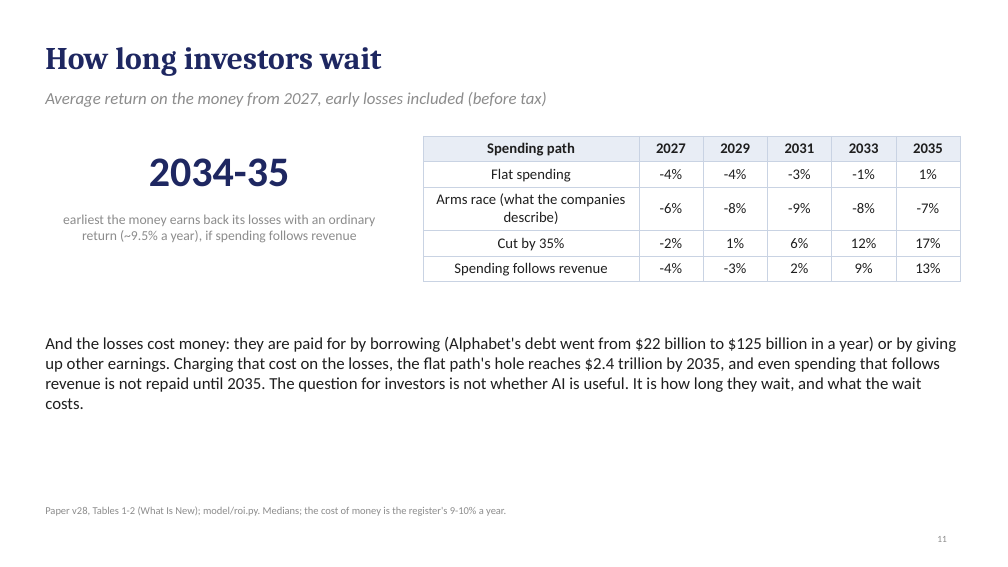
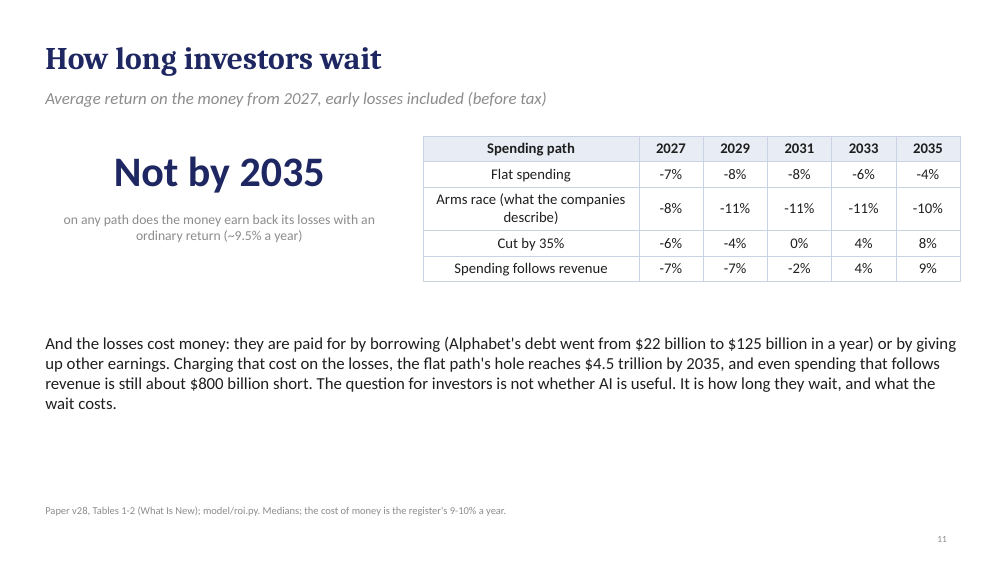
Before and after one commit to desfitz/ai-compute-limits, a slide deck: slide 11 of paper/easy_deck_v29.pptx. Drawn at 1008x567 pixels with LibreOffice and Linux fonts; fonts in the diff are those of the drawing. Boxes give left, top, right and bottom in pixels: in the first picture for what was removed or moved away, otherwise in the second. Text is boxed around its words. In the diff, an @@ line names an element or a change of style, - is before the commit and + after.

```diff
--- a/paper/easy_deck_v29.pptx
+++ b/paper/easy_deck_v29.pptx
@@ table at [423, 136, 960, 280] @@
-row 2: Flat spending | -4% | -4% | -3% | -1% | 1%
+row 2: Flat spending | -7% | -8% | -8% | -6% | -4%
-row 3: Arms race (what the companies describe) | -6% | -8% | -9% | -8% | -7%
+row 3: Arms race (what the companies describe) | -8% | -11% | -11% | -11% | -10%
-row 4: Cut by 35% | -2% | 1% | 6% | 12% | 17%
+row 4: Cut by 35% | -6% | -4% | 0% | 4% | 8%
-row 5: Spending follows revenue | -4% | -3% | 2% | 9% | 13%
+row 5: Spending follows revenue | -7% | -7% | -2% | 4% | 9%
@@ text at [114, 156, 325, 193]: text changed @@
-2034-35
+Not by 2035
@@ text at [64, 214, 375, 242]: text changed @@
-earliest the money earns back its losses with an ordinary return (~9.5% a year), if spending follows revenue
+on any path does the money earn back its losses with an ordinary return (~9.5% a year)
@@ text at [45, 337, 956, 409]: text changed @@
-And the losses cost money: they are paid for by borrowing (Alphabet's debt went from $22 billion to $125 billion in a year) or by giving up other earnings. Charging that cost on the losses, the flat path's hole reaches $2.4 trillion by 2035, and even spending that follows revenue is not repaid until 2035. The question for investors is not whether AI is useful. It is how long they wait, and what the wait costs.
+And the losses cost money: they are paid for by borrowing (Alphabet's debt went from $22 billion to $125 billion in a year) or by giving up other earnings. Charging that cost on the losses, the flat path's hole reaches $4.5 trillion by 2035, and even spending that follows revenue is still about $800 billion short. The question for investors is not whether AI is useful. It is how long they wait, and what the wait costs.
```
Also in this commit, not shown: 14 other slides changed, 18 other files.
